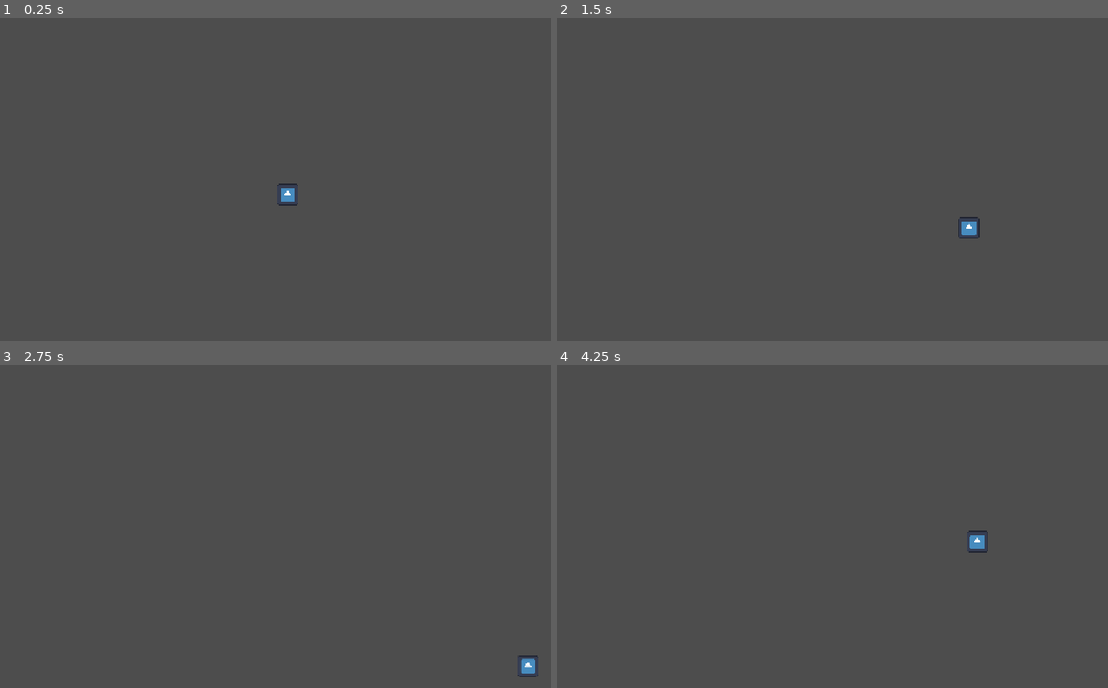
Above: before the commit, frames 1-4 (two rows, left to right).
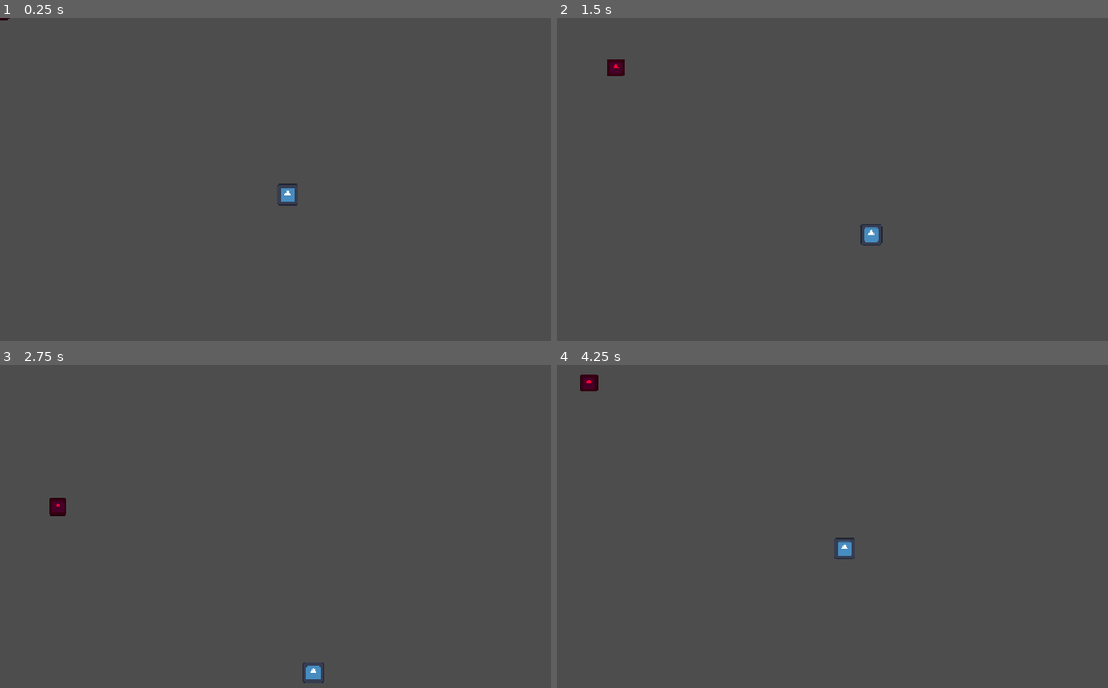
Above: after the commit, the same moments.

Repository: Tin0709/Last60Seconds
Game: Godot game, scene res://game.tscn
Same seed, same stepped clock (60 frames per second), same inputs: the game is played once before the commit and once after it. The engine's default icon, where the game draws it, is replaced by a stand-in: a white triangle on a blue panel in a dark square.
Inputs:
- Up to frame 1 (0.25 s): no input
- Up to frame 2 (1.5 s): tap Enter at 0.5 s; hold D (move_right) 0.53-1.28 s; hold S (move_down) from 1.28 s (still down)
- Up to frame 3 (2.75 s): release S (move_down) at 2.03 s; hold D (move_right) from 2.03 s (still down)
- Up to frame 4 (4.25 s): release D (move_right) at 2.78 s; hold W (move_up) 2.78-3.53 s; hold A (move_left) from 3.53 s (still down)

The runs differ from the first frame. In frame 1, less than 0.1% of the frame differs, in the area x 0-2%, y 0-1%; in frame 2, 0.5%, in the area x 9-77%, y 12-71%; in frame 3, 0.4%; in frame 4, 0.5%.

Commit message:
Add Codex project instructions

Diff:
--- /dev/null
+++ b/enemy.gd
@@ -0,0 +1,19 @@
+extends CharacterBody2D
+
+@export var speed: float = 120.0
+
+@onready var player: Node2D = (
+	get_tree().get_first_node_in_group("player") as Node2D
+)
+
+func _physics_process(_delta):
+	if player == null:
+		return
+
+	var direction = global_position.direction_to(
+		player.global_position
+	)
+
+	velocity = direction * speed
+
+	move_and_slide()
--- a/game.tscn
+++ b/game.tscn
@@ -2,13 +2,17 @@
 
 [ext_resource type="Script" uid="uid://b3wxohq16ktsi" path="res://player.gd" id="1_80nbo"]
 [ext_resource type="Texture2D" uid="uid://eq6dcm817lai" path="res://icon.svg" id="2_e2o6t"]
+[ext_resource type="Script" uid="uid://da5k5o14fmhip" path="res://enemy.gd" id="3_feb5d"]
 
 [sub_resource type="CircleShape2D" id="CircleShape2D_jpyye"]
 radius = 20.0
 
+[sub_resource type="CircleShape2D" id="CircleShape2D_orua6"]
+radius = 18.0
+
 [node name="Game" type="Node2D" unique_id=1318419053]
 
-[node name="Player" type="CharacterBody2D" parent="." unique_id=1518452810]
+[node name="Player" type="CharacterBody2D" parent="." unique_id=1518452810 groups=["player"]]
 position = Vector2(11, 5)
 script = ExtResource("1_80nbo")
 
@@ -19,3 +23,14 @@
 
 [node name="CollisionShape2D" type="CollisionShape2D" parent="Player" unique_id=2014221652]
 shape = SubResource("CircleShape2D_jpyye")
+
+[node name="Enemy" type="CharacterBody2D" parent="Player" unique_id=501922679]
+script = ExtResource("3_feb5d")
+
+[node name="Sprite2D" type="Sprite2D" parent="Player/Enemy" unique_id=2033608354]
+modulate = Color(0.9906227, 0, 0.21160582, 1)
+scale = Vector2(0.25, 0.25)
+texture = ExtResource("2_e2o6t")
+
+[node name="CollisionShape2D" type="CollisionShape2D" parent="Player/Enemy" unique_id=1254806273]
+shape = SubResource("CircleShape2D_orua6")
Not shown, added: enemy.gd.uid
Not shown, added: AGENTS.md
